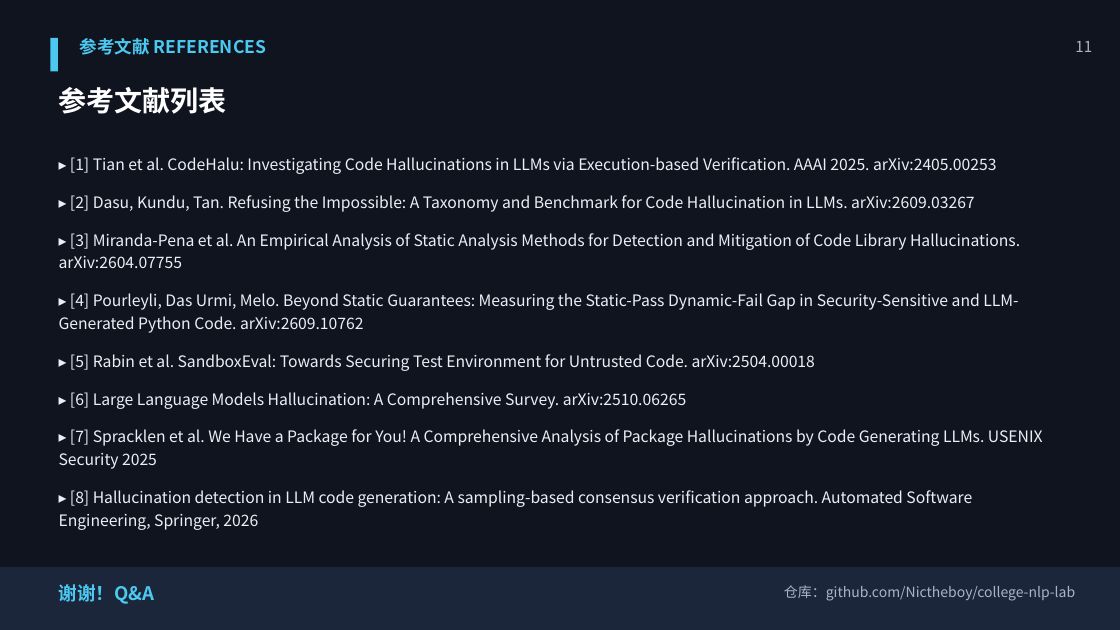
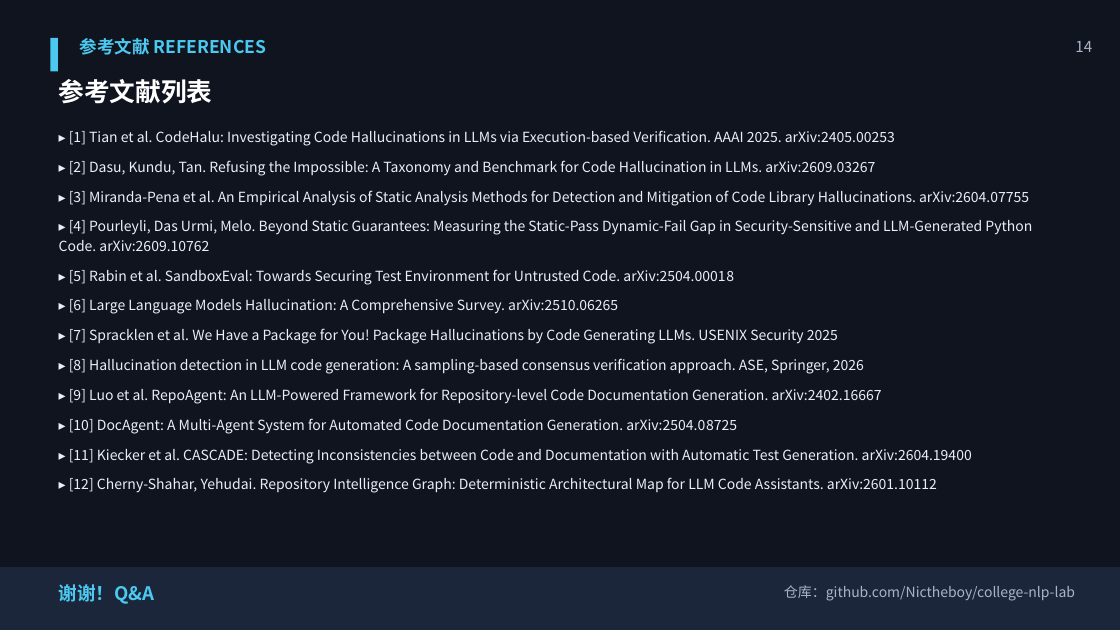
Before and after one commit to Nictheboy/college-nlp-lab, a slide deck: slide 15 of slides/topic9_literature_review.pptx (slide 12 before the commit). Drawn at 1120x630 pixels with LibreOffice and Linux fonts; fonts in the diff are those of the drawing. Boxes give left, top, right and bottom in pixels: in the first picture for what was removed or moved away, otherwise in the second. Text is boxed around its words. In the diff, an @@ line names an element or a change of style, - is before the commit and + after.

```diff
--- a/slides/topic9_literature_review.pptx
+++ b/slides/topic9_literature_review.pptx
@@ text at box(1075, 41, 1092, 52): text changed @@
-11
+14
@@ text "参考文献列表": place and size @@
-text "参考文献列表" at box(59, 87, 227, 114)
+text "参考文献列表" at box(59, 79, 213, 104)
@@ text "参考文献列表" at box(59, 79, 213, 104): size 24 to 22 pt @@
@@ text "▸ [1] Tian et al. ...": place and size @@
-text "▸ [1] Tian et al. ..." at box(59, 157, 1043, 530)
+text "▸ [1] Tian et al. ..." at box(59, 130, 1032, 493)
@@ text at box(59, 130, 1032, 314): size 13.5 to 12 pt in "▸ [1] Tian et al. CodeHalu: Investigating ...", "▸ [2] Dasu, Kundu, Tan. Refusing the ...", "▸ [3] Miranda-Pena et al. An Empirical ...", "▸ [4] Pourleyli, Das Urmi, Melo. Beyond ..." and 2 more places; line spacing 1.2 to 1.15; less space between paragraphs @@
@@ text at box(69, 328, 972, 493): text changed; size 13.5 to 12 pt @@
-▸ [7] Spracklen et al. We Have a Package for You! A Comprehensive Analysis of Package Hallucinations by Code Generating LLMs. USENIX Security 2025
-▸ [8] Hallucination detection in LLM code generation: A sampling-based consensus verification approach. Automated Software Engineering, Springer, 2026
+▸ [7] Spracklen et al. We Have a Package for You! Package Hallucinations by Code Generating LLMs. USENIX Security 2025
+▸ [8] Hallucination detection in LLM code generation: A sampling-based consensus verification approach. ASE, Springer, 2026
+▸ [9] Luo et al. RepoAgent: An LLM-Powered Framework for Repository-level Code Documentation Generation. arXiv:2402.16667
+▸ [10] DocAgent: A Multi-Agent System for Automated Code Documentation Generation. arXiv:2504.08725
+▸ [11] Kiecker et al. CASCADE: Detecting Inconsistencies between Code and Documentation with Automatic Test Generation. arXiv:2604.19400
+▸ [12] Cherny-Shahar, Yehudai. Repository Intelligence Graph: Deterministic Architectural Map for LLM Code Assistants. arXiv:2601.10112
```
Also in this commit, not shown: 5 slides added, 2 slides removed, 6 other files.
